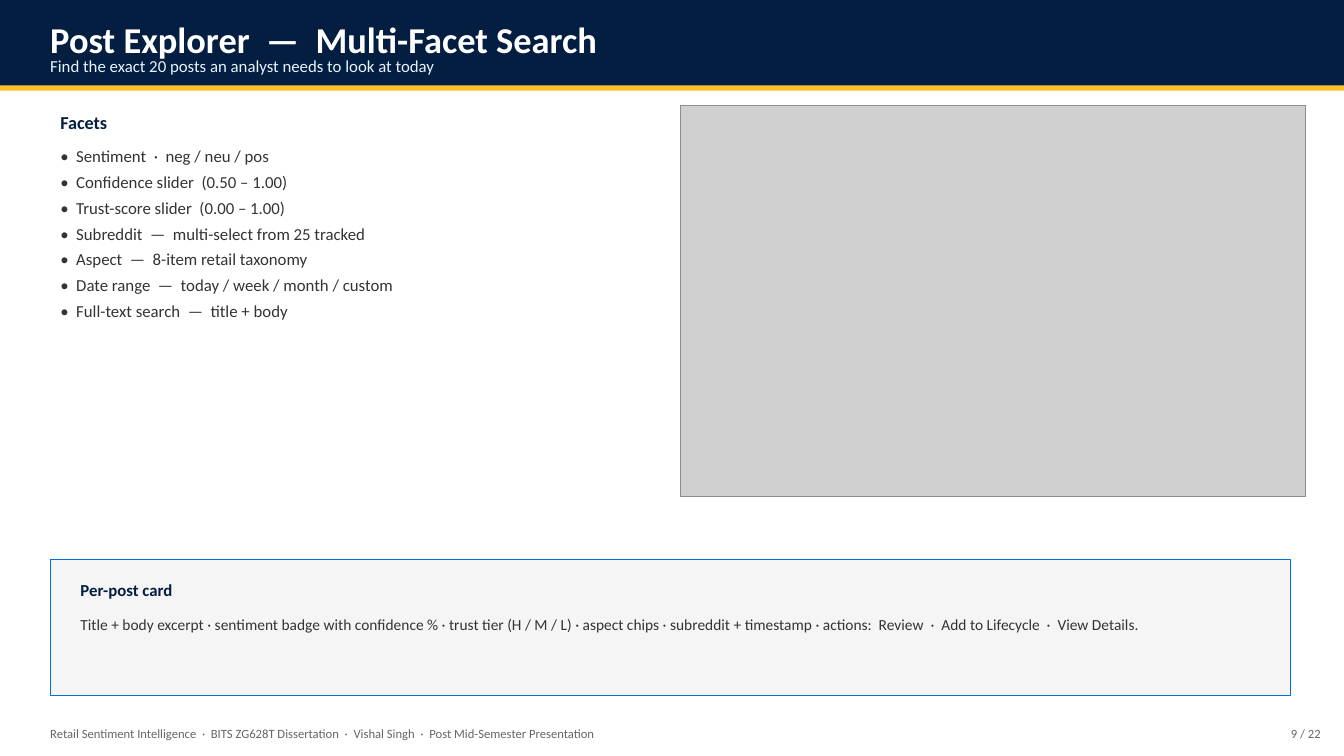
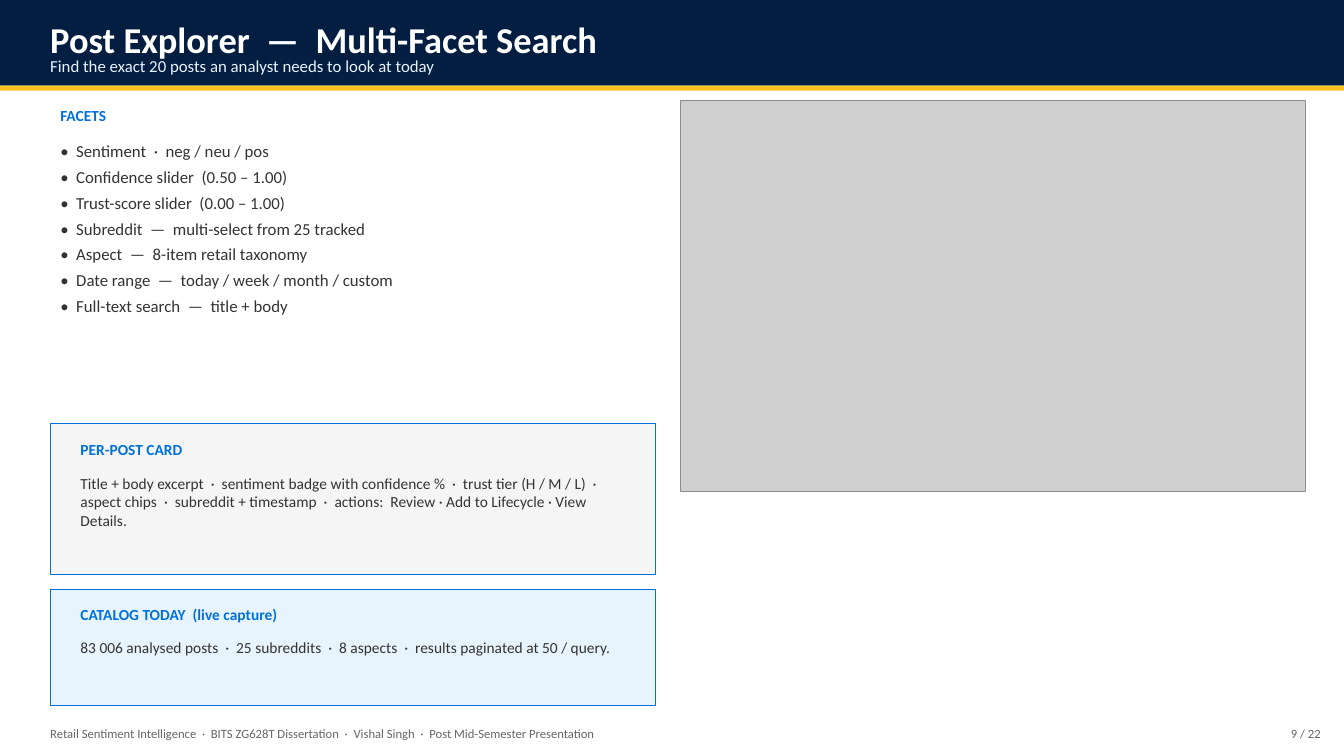
Before and after one commit to vishalvishal099/Retail-Sentiment-Intelligence, a slide deck: slide 9 of docs/Sem_4/FINAL_PRESENTATION_VishalSingh_2020AA05641.pptx. Drawn at 1344x756 pixels with LibreOffice and Linux fonts; fonts in the diff are those of the drawing; grey boxes stand for pictures. Boxes give left, top, right and bottom in pixels: in the first picture for what was removed or moved away, otherwise in the second. Text is boxed around its words. In the diff, an @@ line names an element or a change of style, - is before the commit and + after.

```diff
--- a/docs/Sem_4/FINAL_PRESENTATION_VishalSingh_2020AA05641.pptx
+++ b/docs/Sem_4/FINAL_PRESENTATION_VishalSingh_2020AA05641.pptx
@@ text at [60, 111, 106, 121]: text changed; size 13 to 11 pt; text colour #041E42 to #0071DC @@
-Facets
+FACETS
@@ picture: place and size @@
-picture at [681, 106, 1306, 497]
+picture at [681, 101, 1306, 492]
@@ text "• Sentiment · neg / ...": place and size @@
-text "• Sentiment · neg / ..." at [76, 150, 393, 320]
+text "• Sentiment · neg / ..." at [76, 145, 393, 315]
@@ rectangle added at [50, 423, 655, 575], fill #F5F5F5, outline #0071DC 0.75 pt @@
@@ text at [80, 445, 182, 455]: text changed; size 12 to 11 pt; text colour #041E42 to #0071DC @@
-Per-post card
+PER-POST CARD
@@ text "Title + body excerpt · ..." rewrapped from [80, 619, 1138, 633] to [80, 478, 586, 526] @@
@@ rectangle removed at [50, 560, 1291, 696] @@
@@ rectangle added at [50, 590, 655, 706], fill #E8F4FD, outline #0071DC 0.75 pt @@
@@ text added at [80, 608, 277, 623], 11 pt, text #0071DC, bold @@
+CATALOG TODAY (live capture)
@@ text added at [80, 642, 610, 656], 11 pt, text #333333 @@
+83 006 analysed posts · 25 subreddits · 8 aspects · results paginated at 50 / query.
```
Also in this commit, not shown: 15 other slides changed, 2 other files.
